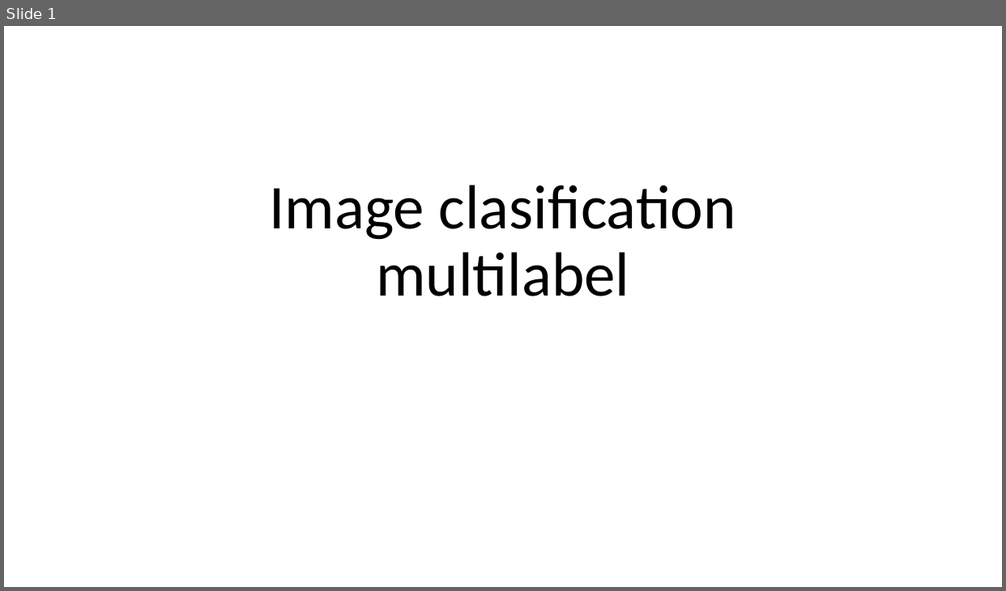
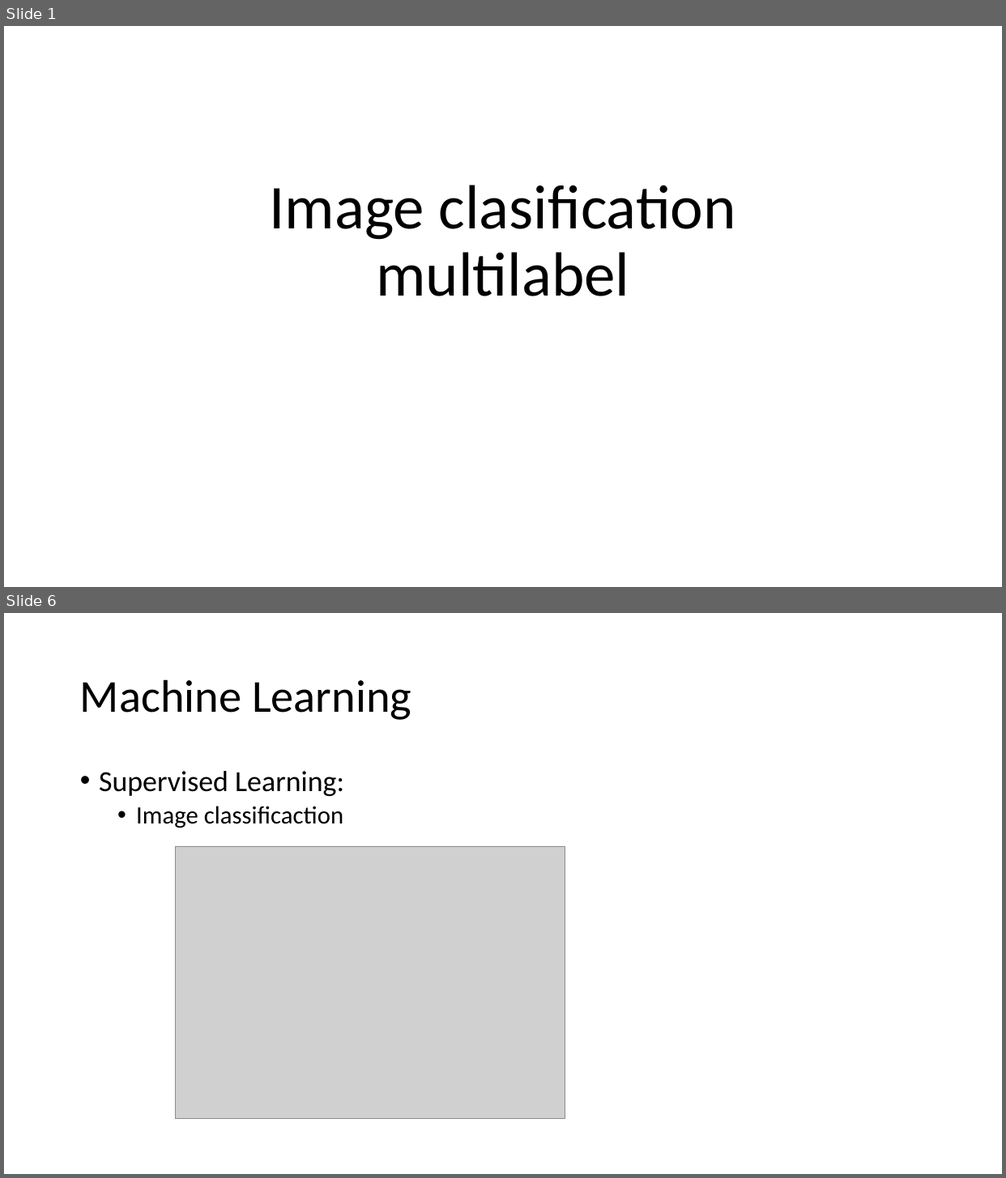
Before and after one commit to jamp00/Image-Clasification, a slide deck: Image clasification multilabel.pptx. Shown one above the other, each under a label of ours: slide 1 before the commit, slides 1 and 6 after it; the slides between them are not shown. The pictures are 1006x591 and 1006x1178 pixels, drawn with LibreOffice and Linux fonts; fonts in the diff are those of the drawing; grey boxes stand for pictures; background and template pictures are left out. Boxes give left, top, right and bottom in pixels: in the first picture for what was removed or moved away, otherwise in the second. Text is boxed around its words. In the diff, an @@ line names an element or a change of style, - is before the commit and + after.

```diff
--- a/Image clasification multilabel.pptx
+++ b/Image clasification multilabel.pptx
@@ slide 6 added at (4,613,1002,1174), background picture (left out) @@
@@ title added at (80,679,411,720), 44 pt, text #000000 @@
+Machine Learning
@@ text added at (99,771,344,828), 24 pt, text #000000 @@
+• Supervised Learning:
+  • Image classificaction
@@ picture added at (176,847,565,1120) @@
```
Also in this commit, not shown: 4 slides changed, 3 other slides added, 1 slide removed.
